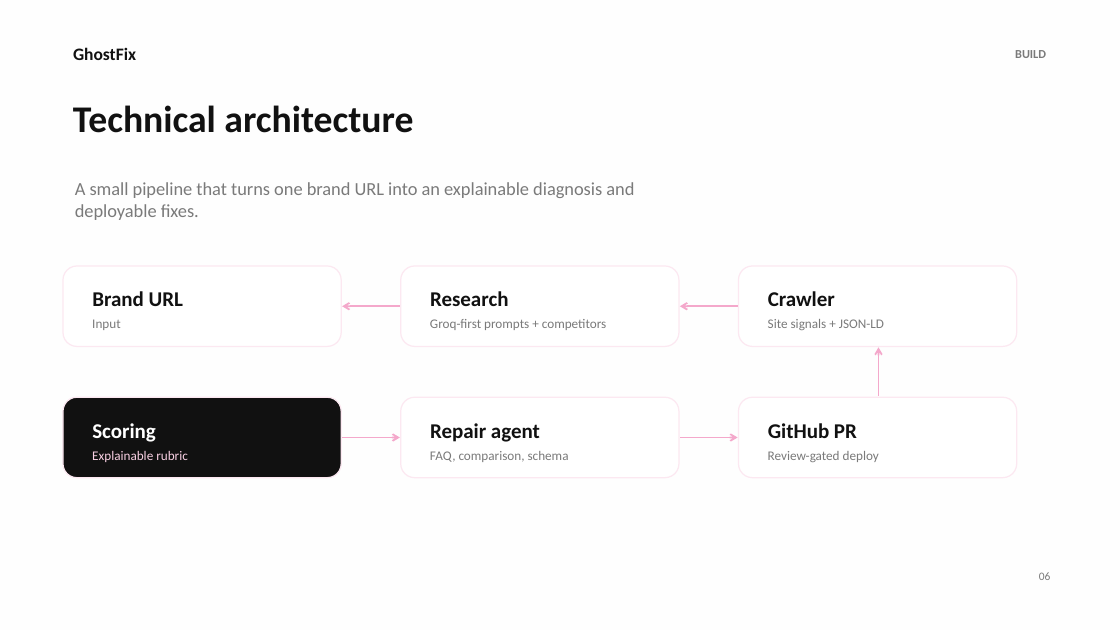
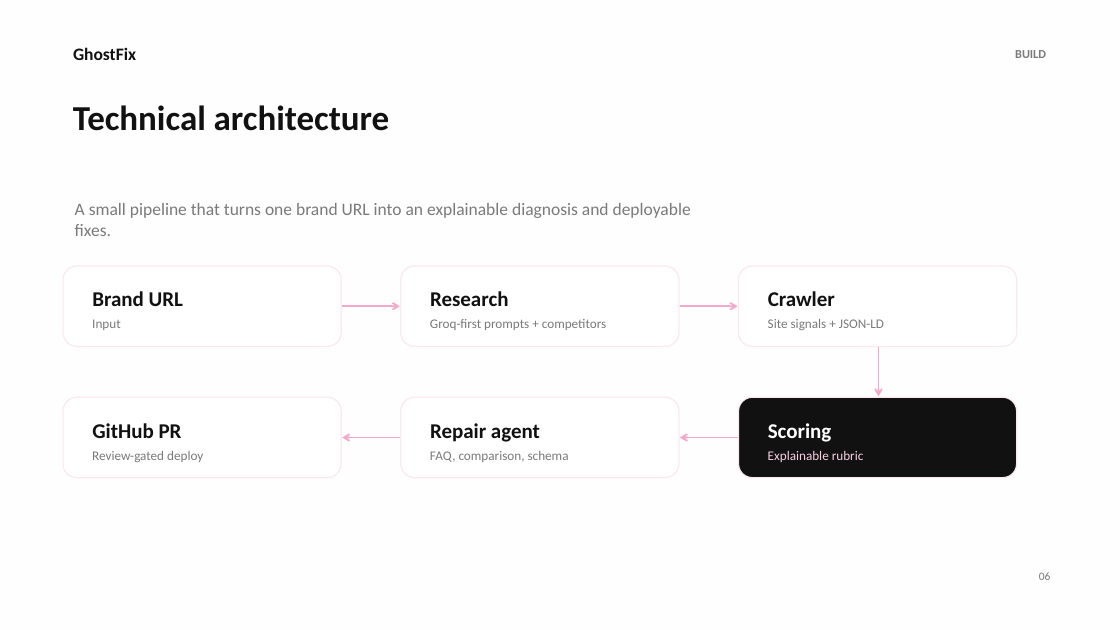
Before and after one commit to wcnjing/ghostfix, a slide deck: slide 6 of outputs/ghostfix-hackathon-pitch.pptx. Drawn at 1120x630 pixels with LibreOffice and Linux fonts; fonts in the diff are those of the drawing. Boxes give left, top, right and bottom in pixels: in the first picture for what was removed or moved away, otherwise in the second. Text is boxed around its words. In the diff, an @@ line names an element or a change of style, - is before the commit and + after.

```diff
--- a/outputs/ghostfix-hackathon-pitch.pptx
+++ b/outputs/ghostfix-hackathon-pitch.pptx
@@ text "Technical architecture" at (73, 105, 390, 131): size 32.2 to 30 pt @@
@@ text "A small pipeline that turns ...": place and size @@
-text "A small pipeline that turns ..." at (75, 182, 634, 220)
+text "A small pipeline that turns ..." at (75, 203, 691, 236)
@@ text "A small pipeline that turns ..." at (75, 203, 691, 236): size 15.8 to 15 pt @@
@@ rounded rectangle at (63, 397, 341, 478): fill #111111 to #FFFFFF @@
@@ rounded rectangle at (739, 397, 1017, 478): fill #FFFFFF to #111111 @@
@@ text at (92, 423, 182, 438): text changed; text colour #FFFFFF to #111111 @@
-Scoring
+GitHub PR
@@ 5 arrows: place and size @@
-5 arrows at (342, 307, 879, 438)
+5 arrows at (342, 307, 879, 438)
@@ text at (768, 423, 832, 442): text changed; text colour #111111 to #FFFFFF @@
-GitHub PR
+Scoring
@@ text at (92, 451, 203, 462): text changed; text colour #F9D0E3 to #7A7A7A @@
-Explainable rubric
+Review-gated deploy
@@ text at (768, 451, 864, 462): text changed; text colour #7A7A7A to #F9D0E3 @@
-Review-gated deploy
+Explainable rubric
```
Also in this commit, not shown: 6 other slides changed, 4 other files.
